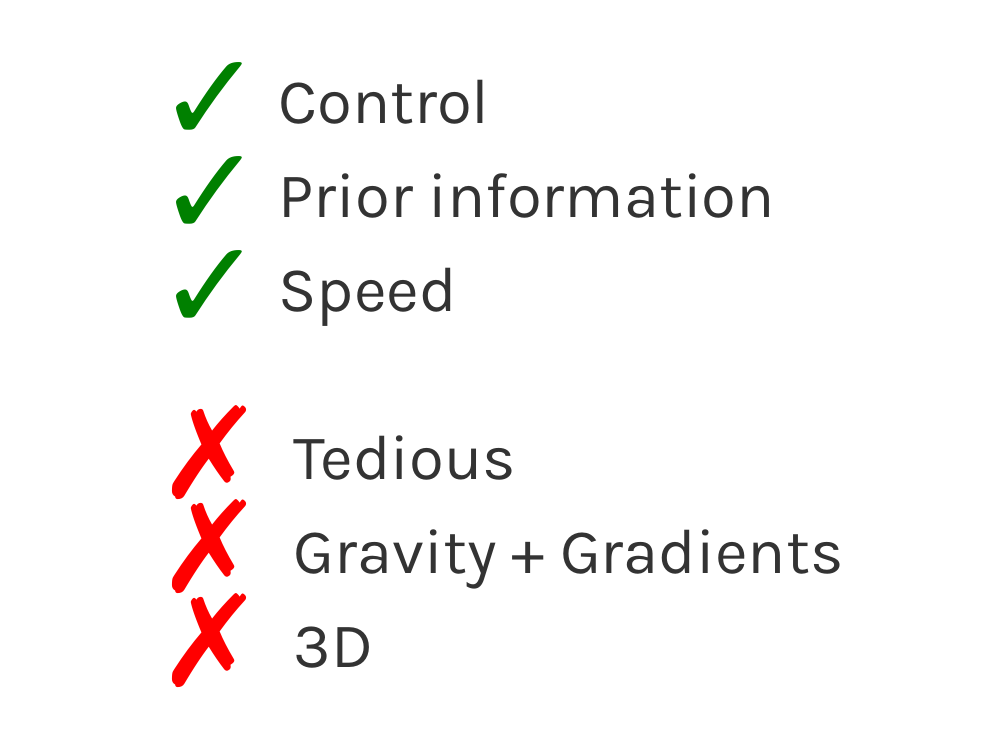
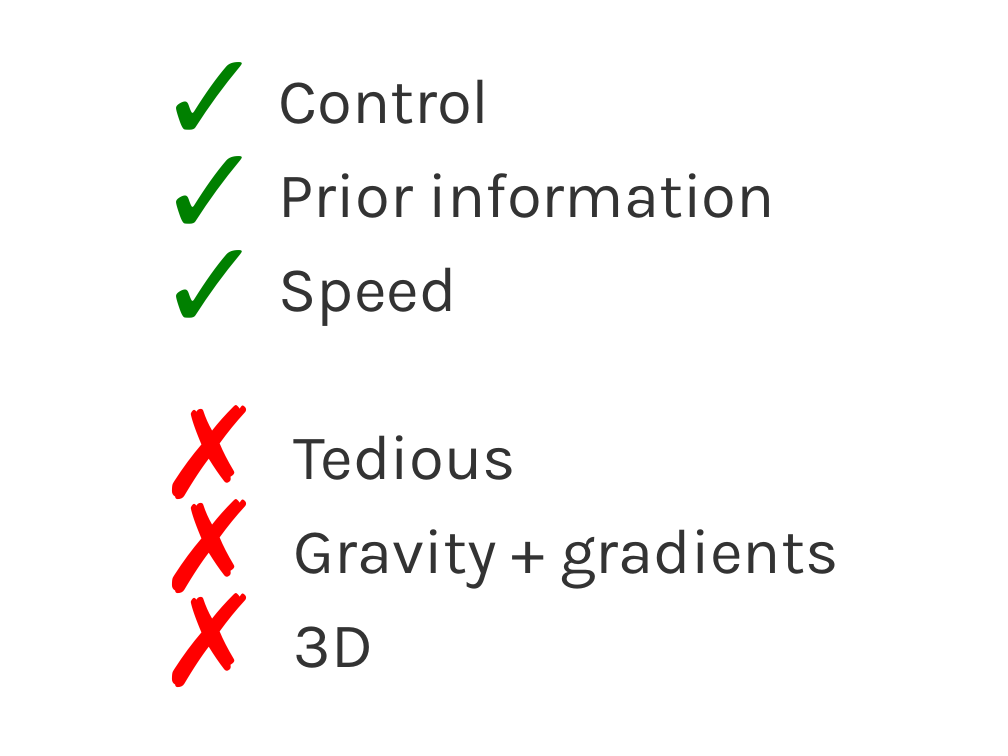
Before and after one commit to leouieda/gghs2012, a slide deck: slide 4 of presentation/uieda_barbosa_gghs2012.odp. Drawn at 1008x756 pixels with LibreOffice and Linux fonts; fonts in the diff are those of the drawing; background and template pictures are left out. Boxes give left, top, right and bottom in pixels: in the first picture for what was removed or moved away, otherwise in the second. Text is boxed around its words. In the diff, an @@ line names an element or a change of style, - is before the commit and + after.

```diff
--- a/presentation/uieda_barbosa_gghs2012.odp
+++ b/presentation/uieda_barbosa_gghs2012.odp
@@ text at [294, 529, 838, 589]: text changed @@
-✗ Gravity + Gradients
+✗ Gravity + gradients
```
Also in this commit, not shown: 2 other slides changed, 5 slides removed, 1 other file.
